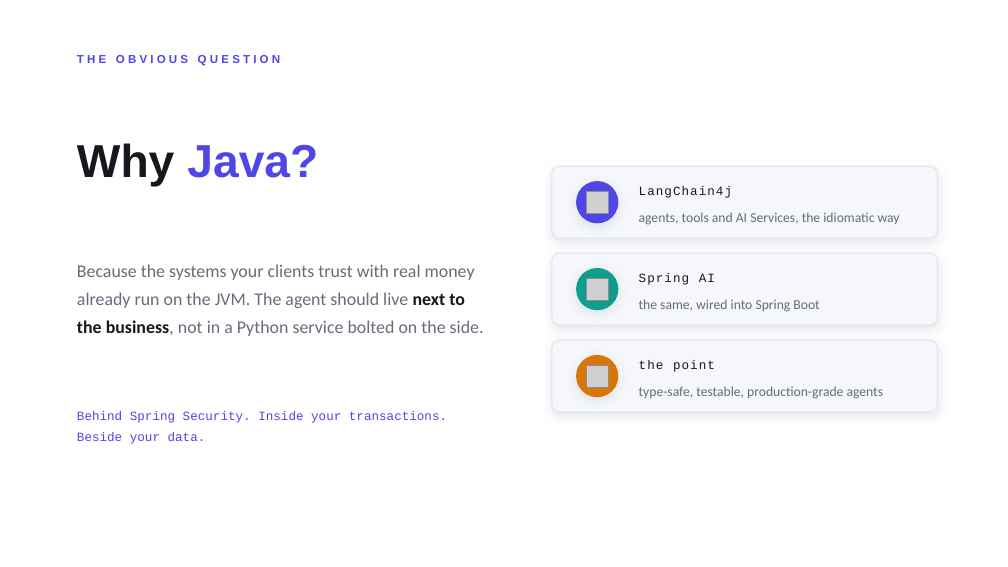
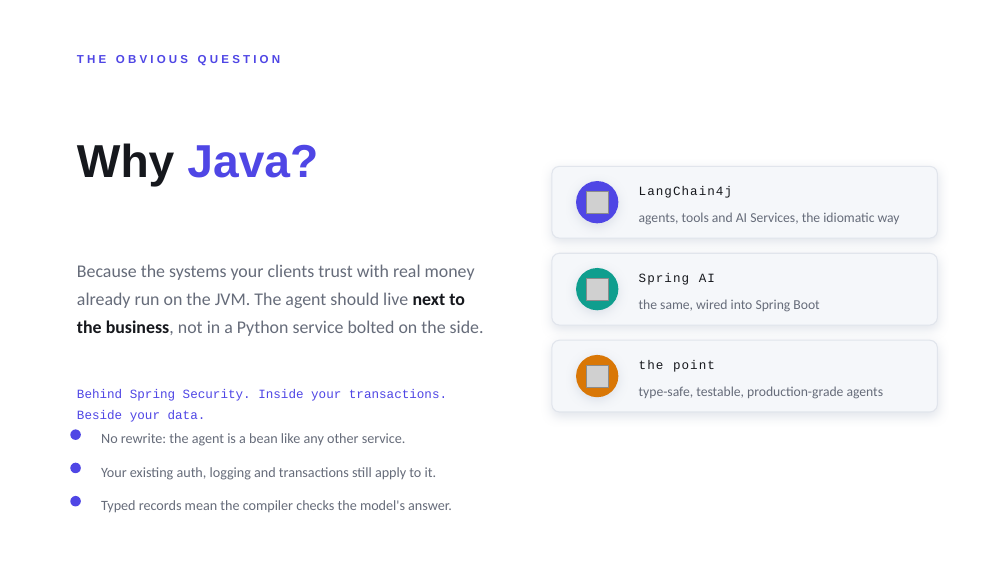
Before and after one commit to Nevvyboi/OnePromptManyWorkers, a slide deck: slide 13 of slides/One-Prompt-Many-Workers-Light.pptx. Drawn at 1008x567 pixels with LibreOffice and Linux fonts; fonts in the diff are those of the drawing; grey boxes stand for pictures. Boxes give left, top, right and bottom in pixels: in the first picture for what was removed or moved away, otherwise in the second. Text is boxed around its words. In the diff, an @@ line names an element or a change of style, - is before the commit and + after.

```diff
--- a/slides/One-Prompt-Many-Workers-Light.pptx
+++ b/slides/One-Prompt-Many-Workers-Light.pptx
@@ text "Behind Spring Security. Inside your ...": place and size @@
-text "Behind Spring Security. Inside your ..." at [77,411,447,444]
+text "Behind Spring Security. Inside your ..." at [77,389,447,422]
@@ ellipse added at [70,430,81,440], fill #4F46E5 @@
@@ text added at [101,433,406,446], 13.5 pt, text #666C7A @@
+No rewrite: the agent is a bean like any other service.
@@ ellipse added at [70,463,81,473], fill #4F46E5 @@
@@ text added at [101,467,437,480], 13.5 pt, text #666C7A @@
+Your existing auth, logging and transactions still apply to it.
@@ ellipse added at [70,496,81,507], fill #4F46E5 @@
@@ text added at [101,500,452,513], 13.5 pt, text #666C7A @@
+Typed records mean the compiler checks the model's answer.
```
Also in this commit, not shown: 10 other slides changed, 6 slides added, 23 other files.
